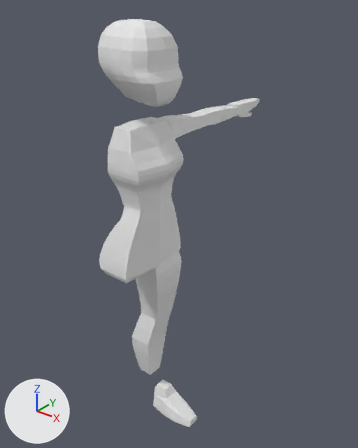
An edit to the Blender file Modelos/Cabeca.blend, drawn before and after from the same camera.
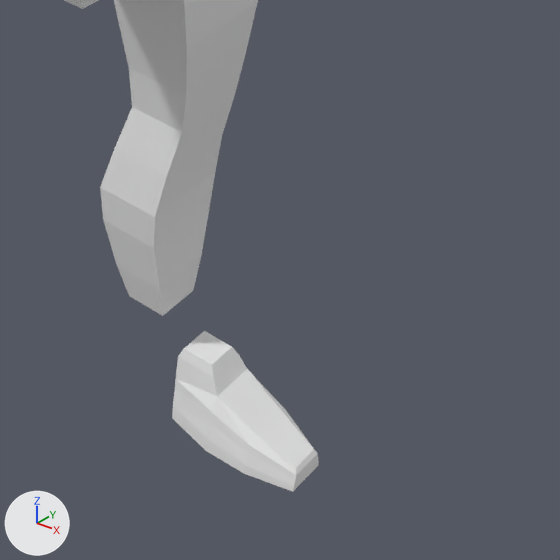
Each version appears first whole from a camera (50 mm lens) standing at (1.239, -1.338, 0.302) and looking at (-0.059, 0.284, -0.704), and next in a close-up on the part from 28% to 75% of the width and 63% to 100% of the height. The axes (+X, +Y, +Z) are drawn at lower left. The lights are the same throughout. The first two pictures are the older version.

In view in the first close-up: 'Pe.E', 'Perna.E' and 1 more.
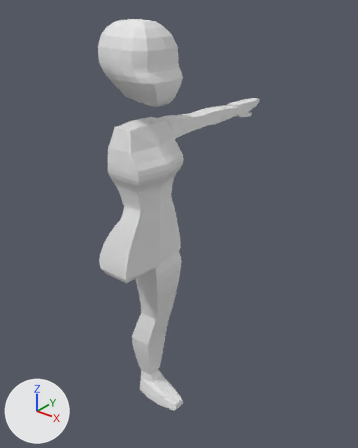
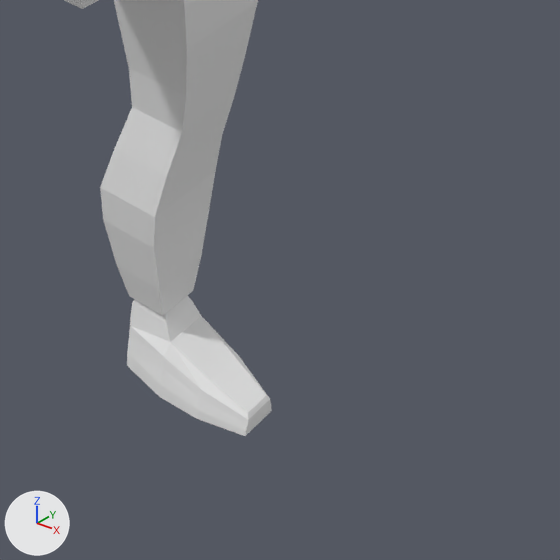
What the commit changed:
Object 'Pe.E' (ob_pe_e) moves from (0.0, 0.096, -1.553) to (-0.08, 0.084, -1.487).

Pixel boxes [x1, y1, x2, y2] of what changed, in the close-ups (560 x 560 px):
'Pe.E', moved
    before: [172, 331, 319, 492]
    after: [127, 295, 272, 436]
